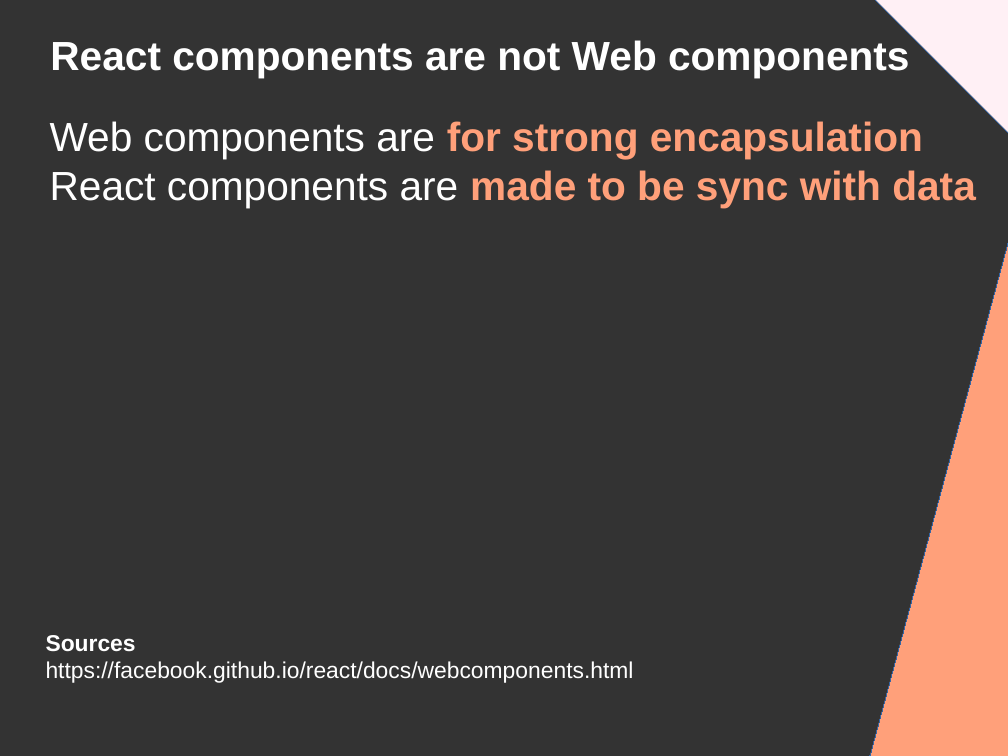
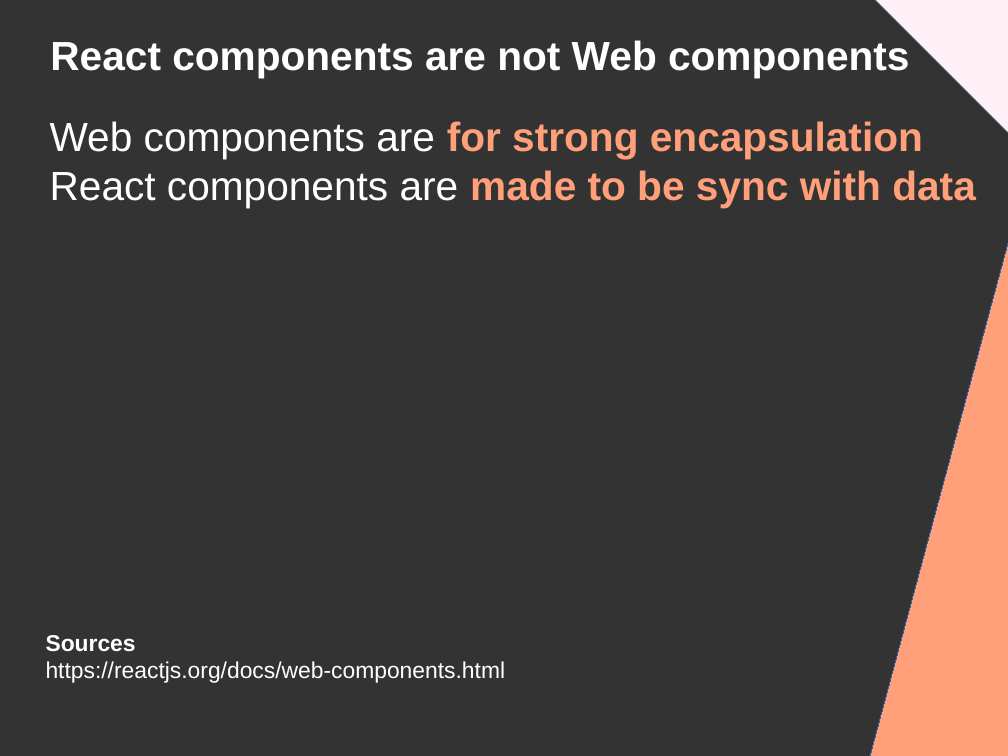
Before and after one commit to DanYellow/presentations, a slide deck: slide 13 of react-redux-101/presentation.odp. Drawn at 1008x756 pixels with LibreOffice and Linux fonts; fonts in the diff are those of the drawing. Boxes give left, top, right and bottom in pixels: in the first picture for what was removed or moved away, otherwise in the second. Text is boxed around its words. In the diff, an @@ line names an element or a change of style, - is before the commit and + after.

```diff
--- a/react-redux-101/presentation.odp
+++ b/react-redux-101/presentation.odp
@@ text at <box>46,661,506,683</box>: text changed @@
-https://facebook.github.io/react/docs/webcomponents.html
+https://reactjs.org/docs/web-components.html
```
Also in this commit, not shown: 14 other slides changed, 23 slides added, 29 slides removed, 1 other file.
